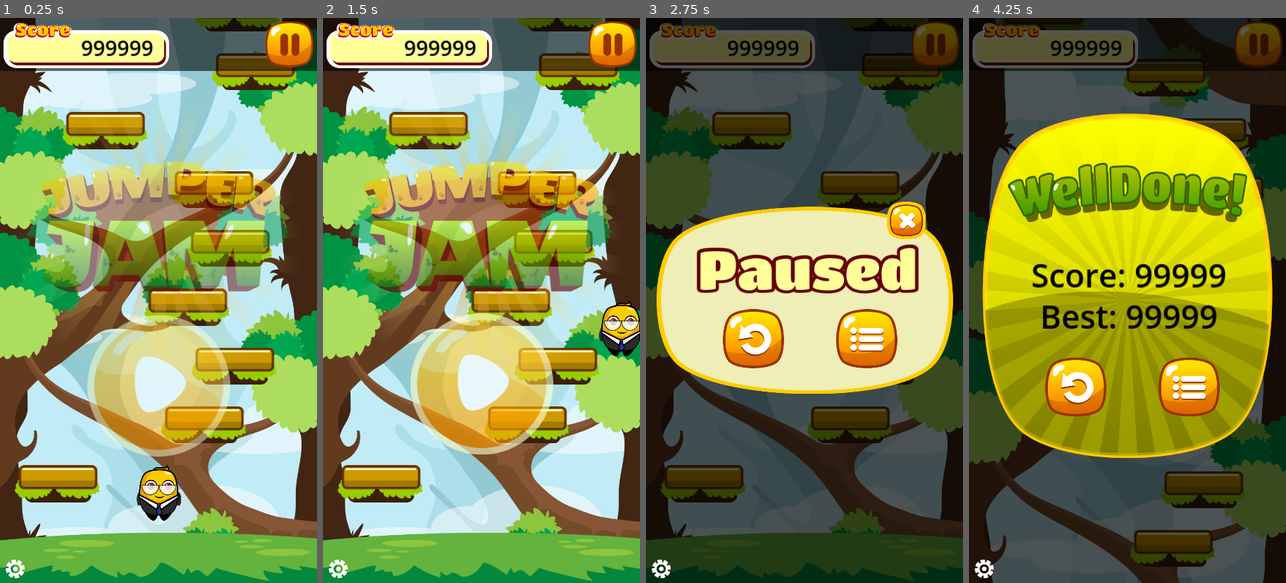
Above: before the commit, frames 1-4 (left to right).
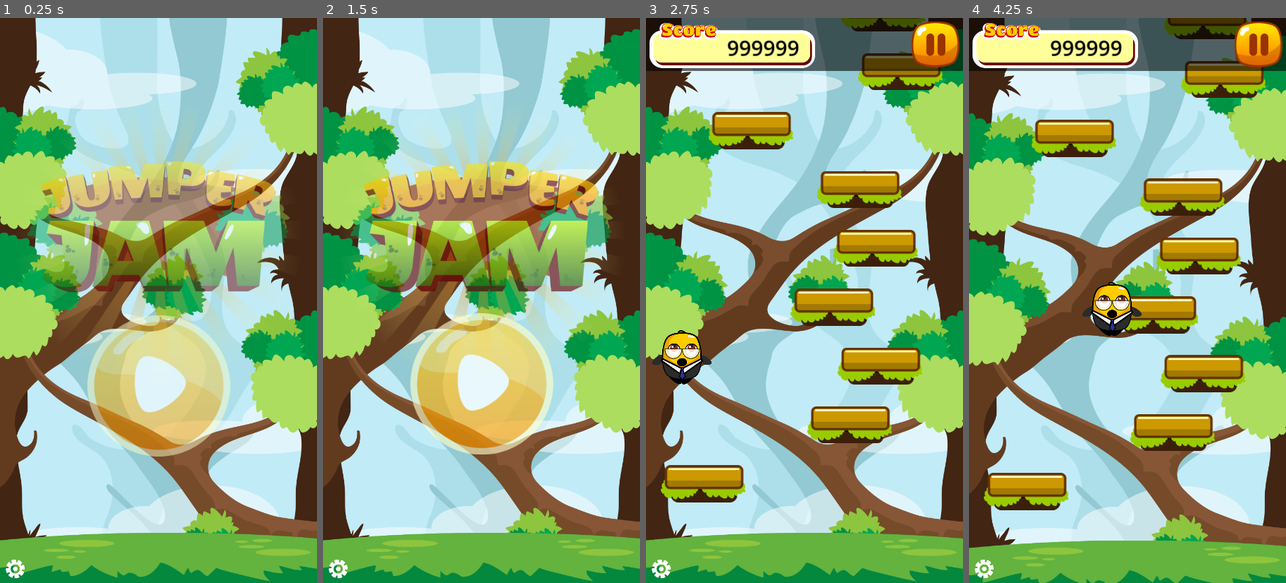
Above: after the commit, the same moments.

Repository: marleeeeeey/game_mvp_003_jumper_jam
Game: Godot game, scene res://scenes/main.tscn
Two runs of this game, one before a commit and one after it. Both use one fixed random seed, a clock stepped at 60 frames per second and the inputs below.
Inputs (mouse positions are in pixels of both pictures, inside the frame that each line leads up to):
- Up to frame 1 (0.25 s): no input
- Up to frame 2 (1.5 s): hold D (move_right) 0.53-1.25 s; click (481, 385) at 1.25 s
- Up to frame 3 (2.75 s): hold A (move_left) from 2.03 s (still down)
- Up to frame 4 (4.25 s): release A (move_left) at 2.75 s; click (1076, 340) at 2.77 s; hold D (move_right) from 3.53 s (still down)

The runs differ from the first frame. In frame 1, 22% of the frame differs, in the area x 0-100%, y 0-89%; in frame 2, 22%; in frame 3, 99%, in the area x 0-100%, y 0-100%; in frame 4, 99%.

Commit message:
53. Start game button starts the game.

Diff:
--- a/scripts/base_screen.gd
+++ b/scripts/base_screen.gd
@@ -1,4 +1,7 @@
 extends Control
+
+var fade_dur = 0.5
+
 
 func _ready():
 	visible = false
@@ -7,16 +10,18 @@
 	# Disable all the screen buttons.
 	get_tree().call_group("buttons", "set_disabled", true)
 
+
 func appear():
 	visible = true
 	var tween = get_tree().create_tween()
-	tween.tween_property(self, "modulate:a", 1.0, 0.5) # set modulate.alpha property
+	tween.tween_property(self, "modulate:a", 1.0, fade_dur)  # set modulate.alpha property
 	return tween
+
 
 func disapear():
 	# Disable all the screen buttons.
 	get_tree().call_group("buttons", "set_disabled", true)
 
 	var tween = get_tree().create_tween()
-	tween.tween_property(self, "modulate:a", 0.0, 0.5) # set modulate.alpha property
+	tween.tween_property(self, "modulate:a", 0.0, fade_dur)  # set modulate.alpha property
 	return tween
--- a/scripts/game.gd
+++ b/scripts/game.gd
@@ -6,6 +6,8 @@
 @onready var parallax1 = $ParallaxBackground/ParallaxLayer
 @onready var parallax2 = $ParallaxBackground/ParallaxLayer2
 @onready var parallax3 = $ParallaxBackground/ParallaxLayer3
+
+@onready var hud = $UILayer/HUD
 
 var player_scene = preload("res://scenes/player.tscn")
 var player: Player = null
@@ -29,7 +31,7 @@
 	setup_parallax_layer(parallax2)
 	setup_parallax_layer(parallax3)
 
-	new_game()
+	hud.visible = false
 
 
 # Sprite2D scale need to setup correct setting for parallax
@@ -68,4 +70,8 @@
 	camera.setup_camera(player)
 	add_child(camera)
 
-	level_generator.setup(player)
+	if player:
+		level_generator.setup(player)
+		level_generator.start_generation()
+
+	hud.visible = true
--- a/scripts/game_camera.gd
+++ b/scripts/game_camera.gd
@@ -18,6 +18,10 @@
 
 
 func _ready():
+	# Do the same as in _physics_process to prevent glitch.
+	if player:
+		global_position.y = player.global_position.y
+
 	# Centered the camera. It should be done code behind to support any screen resolutions.
 	global_position.x = viewport_size.x / 2
 
--- a/scripts/level_generator.gd
+++ b/scripts/level_generator.gd
@@ -20,6 +20,9 @@
 func _ready():
 	# Generate the first iteration of level with ground.
 	start_platform_y = viewport_size.y - (y_distance_between_platforms * 2)
+
+
+func start_generation():
 	generate_level(start_platform_y, true)
 
 
--- a/scripts/main.gd
+++ b/scripts/main.gd
@@ -1,11 +1,12 @@
 extends Node
 
-
-# Called when the node enters the scene tree for the first time.
-func _ready() -> void:
-	pass  # Replace with function body.
+@onready var game = $Game
+@onready var screens = $Screens
 
 
-# Called every frame. 'delta' is the elapsed time since the previous frame.
-func _process(delta: float) -> void:
-	pass
+func _ready() -> void:
+	screens.start_game.connect(_on_screens_start_game)
+
+
+func _on_screens_start_game():
+	game.new_game()
--- a/scripts/screens.gd
+++ b/scripts/screens.gd
@@ -1,4 +1,6 @@
 extends CanvasLayer
+
+signal start_game
 
 @onready var console = $Debug/ConsoleLog
 
@@ -7,6 +9,7 @@
 @onready var game_over_screen = $GameOverScreen
 
 var current_screen = null
+
 
 func _ready() -> void:
 	console.visible = false
@@ -25,8 +28,10 @@
 func _on_button_pressed(button: ScreenButton):
 	match button.name:
 		"TitlePlay":
-			print("Title play")
-			change_screen(pause_screen)
+			change_screen(null)
+			# Wait when fade-in/out animations is done.
+			await (get_tree().create_timer(0.5).timeout)
+			start_game.emit()
 		"PauseRetry":
 			print("Pause retry")
 			change_screen(game_over_screen)
@@ -49,11 +54,11 @@
 func change_screen(new_screen):
 	if current_screen:
 		var disappear_tween = current_screen.disapear()
-		await(disappear_tween.finished)
+		await (disappear_tween.finished)
 		current_screen.visible = false
 	current_screen = new_screen
 	if current_screen:
 		var appear_tween = current_screen.appear()
-		await(appear_tween.finished)
+		await (appear_tween.finished)
 		# Enable all the screen buttons.
 		get_tree().call_group("buttons", "set_disabled", false)
Not shown, changed: README.md
